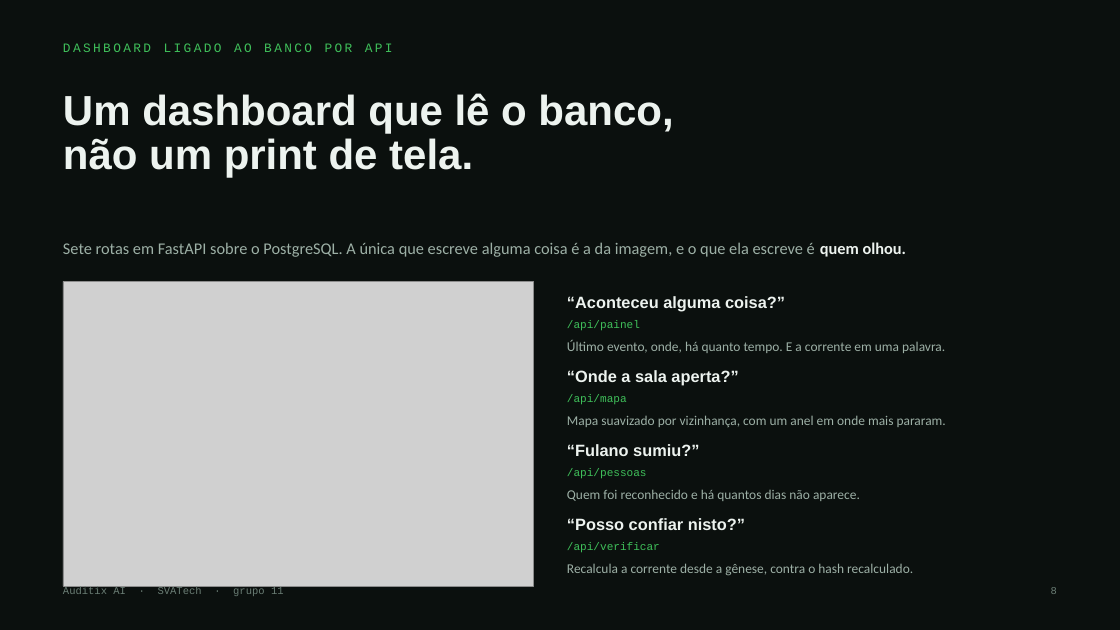
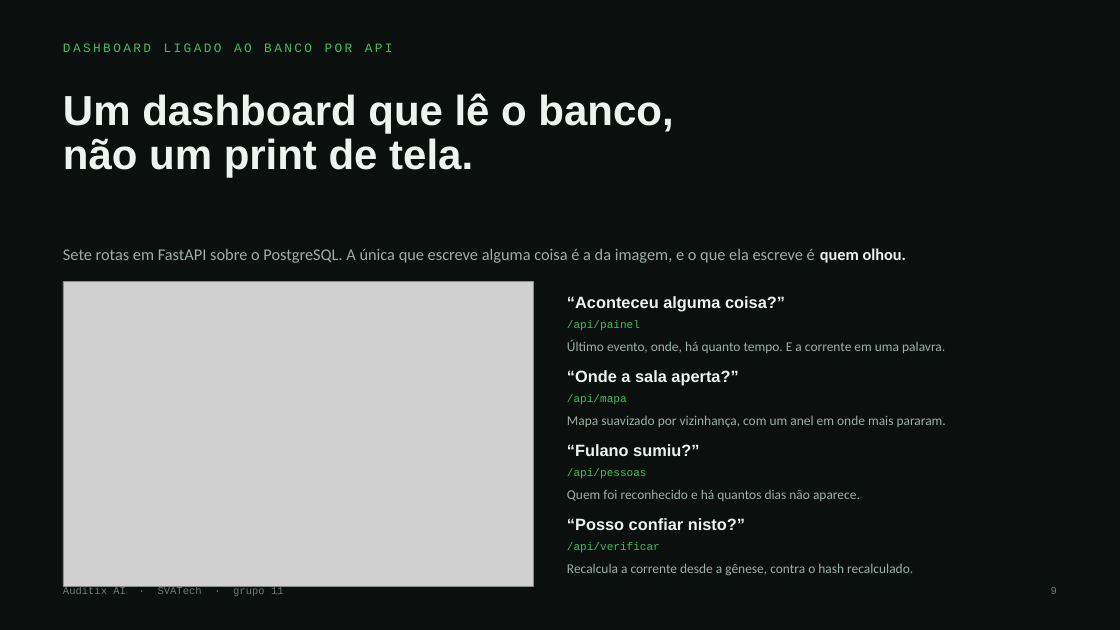
Before and after one commit to EnzoRenato16/Next, a slide deck: slide 9 of Auditix-slides.pptx (slide 8 before the commit). Drawn at 1120x630 pixels with LibreOffice and Linux fonts; fonts in the diff are those of the drawing; grey boxes stand for pictures. Boxes give left, top, right and bottom in pixels: in the first picture for what was removed or moved away, otherwise in the second. Text is boxed around its words. In the diff, an @@ line names an element or a change of style, - is before the commit and + after.

```diff
--- a/Auditix-slides.pptx
+++ b/Auditix-slides.pptx
@@ text "Sete rotas em FastAPI sobre ...": place and size @@
-text "Sete rotas em FastAPI sobre ..." at [63, 242, 907, 257]
+text "Sete rotas em FastAPI sobre ..." at [63, 248, 907, 263]
```
Also in this commit, not shown: 6 other slides changed, 1 slide added, 3 other files.
